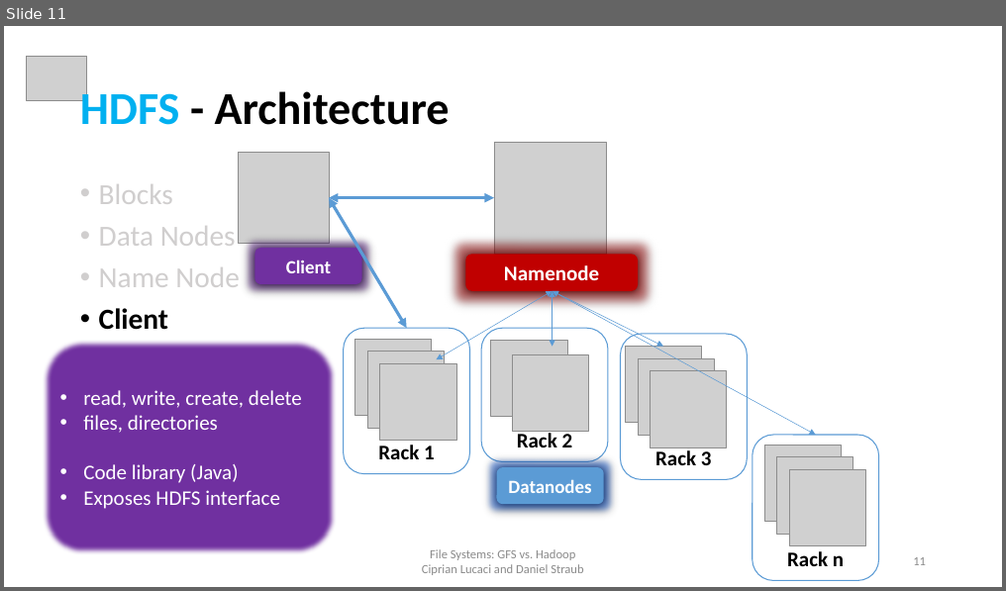
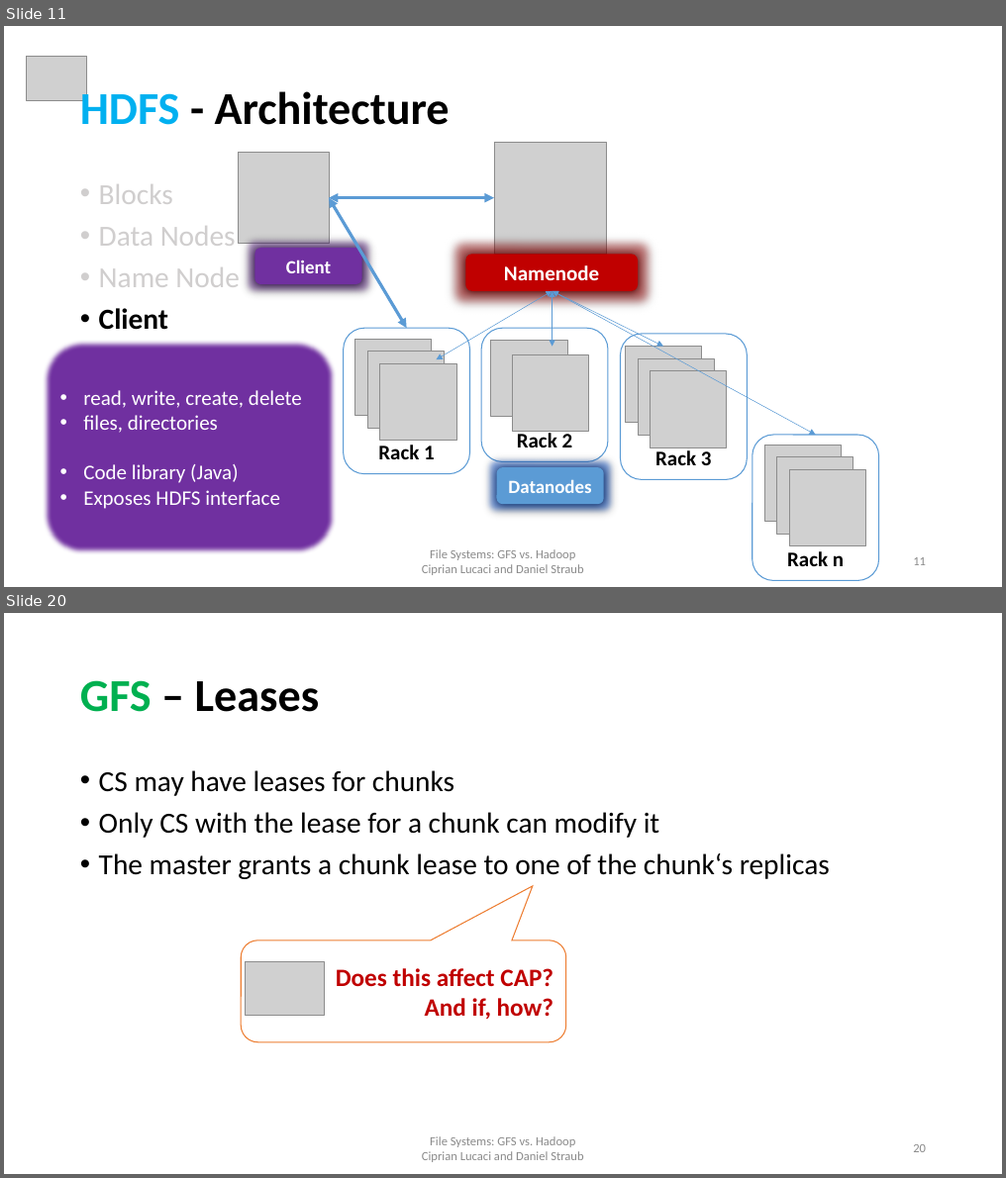
Before and after one commit to cipri7329/ss15-seminar, a slide deck: Presentation/DistributedFileSystems_Cipri.pptx. Shown one above the other, each under a label of ours: slide 11 before the commit, slides 11 and 20 after it; the slides between them are not shown. The pictures are 1006x591 and 1006x1178 pixels, drawn with LibreOffice and Linux fonts; fonts in the diff are those of the drawing; grey boxes stand for pictures; background and template pictures are left out. Boxes give left, top, right and bottom in pixels: in the first picture for what was removed or moved away, otherwise in the second. Text is boxed around its words. In the diff, an @@ line names an element or a change of style, - is before the commit and + after.

```diff
--- a/Presentation/DistributedFileSystems_Cipri.pptx
+++ b/Presentation/DistributedFileSystems_Cipri.pptx
@@ slide 20 added at (x1=4, y1=613, x2=1002, y2=1174), background #FFFFFF @@
@@ title added at (x1=80, y1=680, x2=320, y2=712), 44 pt, text #000000, bold @@
+GFS – Leases
@@ text added at (x1=99, y1=770, x2=830, y2=879), 28 pt, text #000000 @@
+• CS may have leases for chunks
+• Only CS with the lease for a chunk can modify it
+• The master grants a chunk lease to one of the chunk‘s replicas
@@ rounded speech box added at (x1=242, y1=941, x2=566, y2=1043), fill #FFFFFF, outline #ED7D31 1 pt, 24 pt, text #C00000, bold @@
+Does this affect CAP?
+And if, how?
@@ picture added at (x1=245, y1=961, x2=324, y2=1015) @@
@@ text added at (x1=422, y1=1137, x2=583, y2=1162), 12 pt, text #8C8C8C @@
+File Systems: GFS vs. Hadoop
+Ciprian Lucaci and Daniel Straub
@@ page number added at (x1=913, y1=1145, x2=926, y2=1153), 12 pt, text #8C8C8C @@
+20
```
Also in this commit, not shown: 6 slides changed, 14 other slides added, 3 other files.
